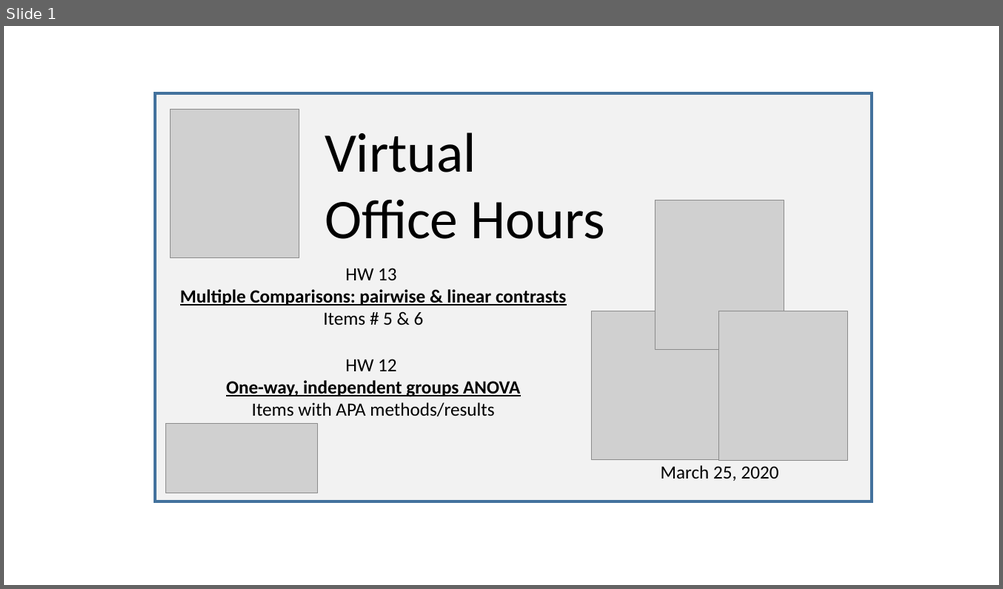
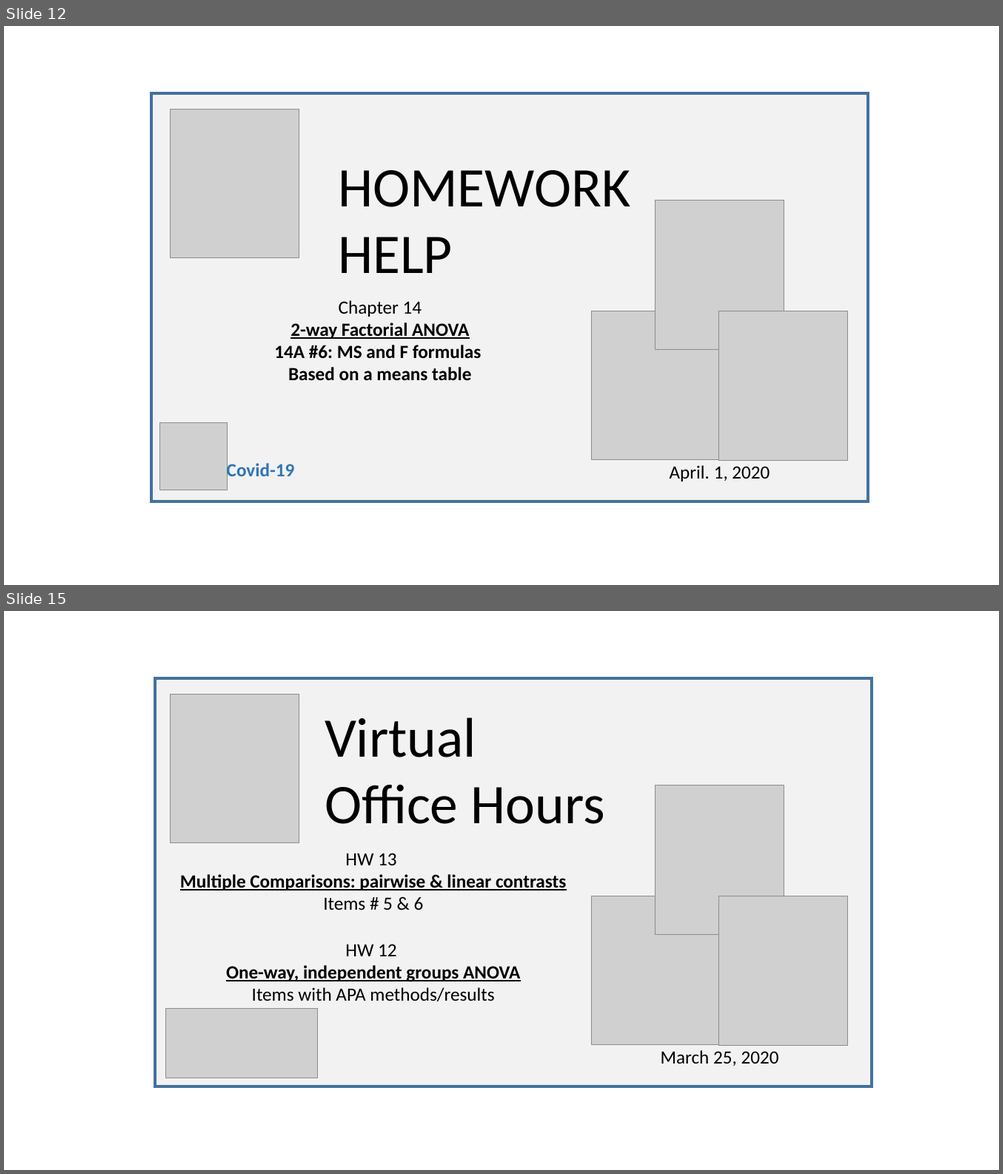
Before and after one commit to SarBearSchwartz/SarBearSchwartz.github.io, a slide deck: public/img/youtube_thumbnails/video_thumbnail_building.pptx. Shown one above the other, each under a label of ours: slide 1 before the commit, slides 12 and 15 after it; the slides between them are not shown. The pictures are 1003x589 and 1003x1174 pixels, drawn with LibreOffice and Linux fonts; fonts in the diff are those of the drawing; grey boxes stand for pictures. Boxes give left, top, right and bottom in pixels: in the first picture for what was removed or moved away, otherwise in the second. Text is boxed around its words. In the diff, an @@ line names an element or a change of style, - is before the commit and + after.

```diff
--- a/public/img/youtube_thumbnails/video_thumbnail_building.pptx
+++ b/public/img/youtube_thumbnails/video_thumbnail_building.pptx
@@ slide 12 added at [4, 26, 999, 585], background #FFFFFF @@
@@ rectangle added at [152, 93, 868, 502], fill #F2F2F2, outline #43739E 3 pt @@
@@ picture added at [170, 110, 299, 259] @@
@@ text added at [338, 170, 630, 273], 54 pt, text #000000 @@
+HOMEWORK
+HELP
@@ picture added at [655, 201, 785, 350] @@
@@ text added at [274, 301, 481, 381], 18 pt, text #000000, bold @@
+Chapter 14
+2-way Factorial ANOVA
+14A #6: MS and F formulas
+Based on a means table
@@ picture added at [591, 311, 720, 460] @@
@@ picture added at [719, 312, 848, 461] @@
@@ picture added at [160, 423, 227, 490] @@
@@ text added at [227, 461, 295, 481], 18 pt, text #2E75B6, bold @@
+Covid-19
@@ text added at [669, 466, 769, 482], 18 pt, text #000000 @@
+April. 1, 2020
@@ what was slide 1 is now slide 15 @@
```
Also in this commit, not shown: 13 other slides added, 20 other files.
